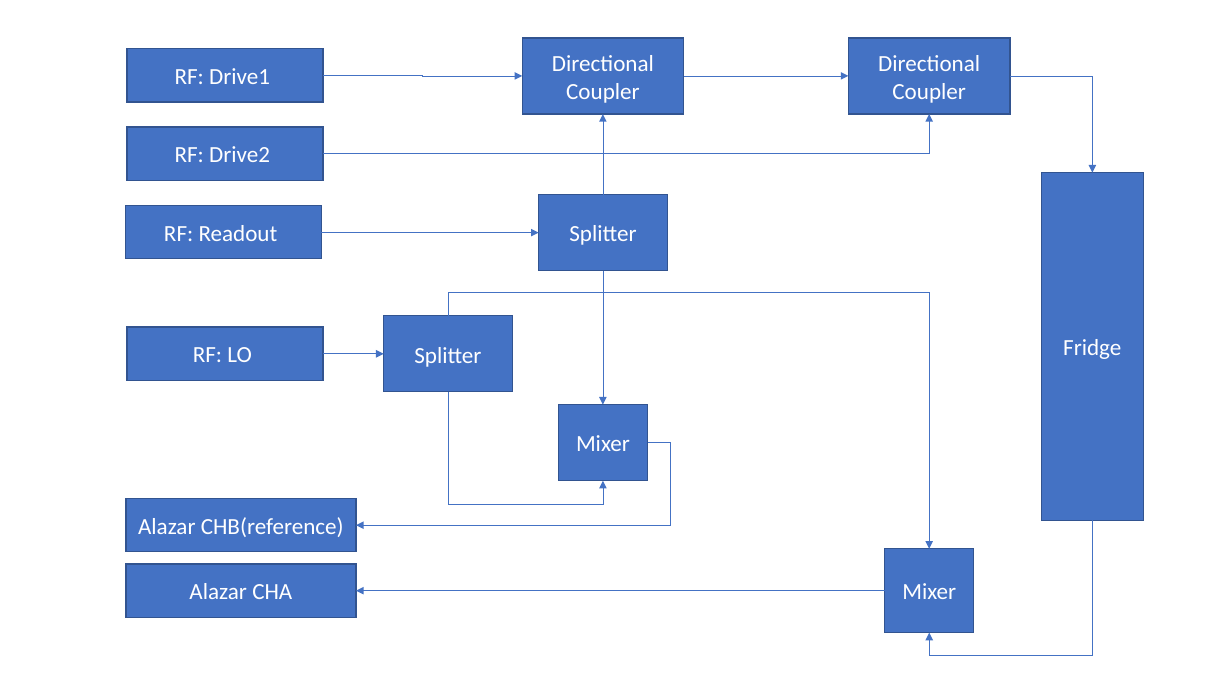
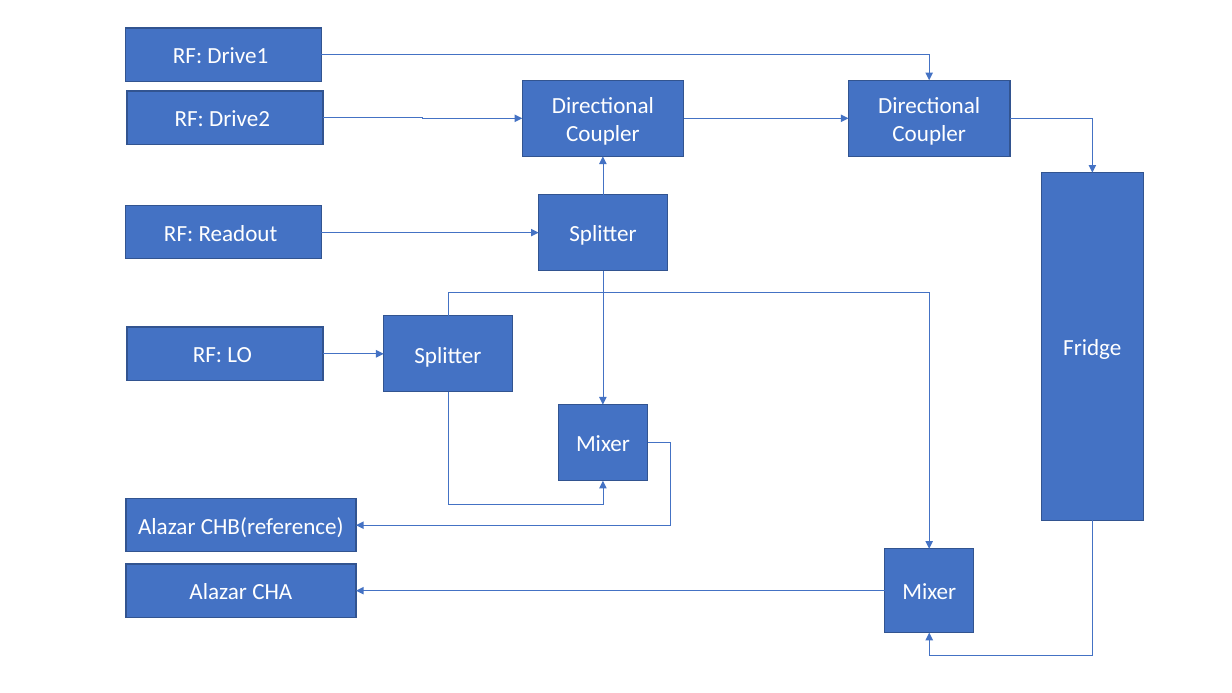
Before and after one commit to xionghn13/Qubit-data-process, a slide deck: slide 1 of PaperDataProcess/Fluorescence shelving of a superconducting circuit/roomTSetup.pptx. Drawn at 1232x693 pixels with LibreOffice and Linux fonts; fonts in the diff are those of the drawing. Boxes give left, top, right and bottom in pixels: in the first picture for what was removed or moved away, otherwise in the second. Text is boxed around its words. In the diff, an @@ line names an element or a change of style, - is before the commit and + after.

```diff
--- a/PaperDataProcess/Fluorescence shelving of a superconducting circuit/roomTSetup.pptx
+++ b/PaperDataProcess/Fluorescence shelving of a superconducting circuit/roomTSetup.pptx
@@ rectangle "RF: Drive1": place and size @@
-rectangle "RF: Drive1" at <box>127,49,323,103</box>
+rectangle "RF: Drive1" at <box>126,28,322,81</box>
@@ elbow arrow moved from (323, 153) - (930, 114) to (322, 55) - (930, 80) @@
@@ rectangle "RF: Drive2": place and size @@
-rectangle "RF: Drive2" at <box>127,128,323,181</box>
+rectangle "RF: Drive2" at <box>127,91,323,145</box>
@@ 2 rectangles, 2 elbow arrows: place and size @@
-2 rectangles, 2 elbow arrows at <box>323,38,1010,114</box>
+2 rectangles, 2 elbow arrows at <box>323,80,1010,156</box>
@@ elbow arrow moved from (1010, 76) - (1092, 173) to (1010, 118) - (1092, 173) @@
@@ elbow arrow moved from (604, 195) - (604, 114) to (604, 195) - (604, 156) @@
```
